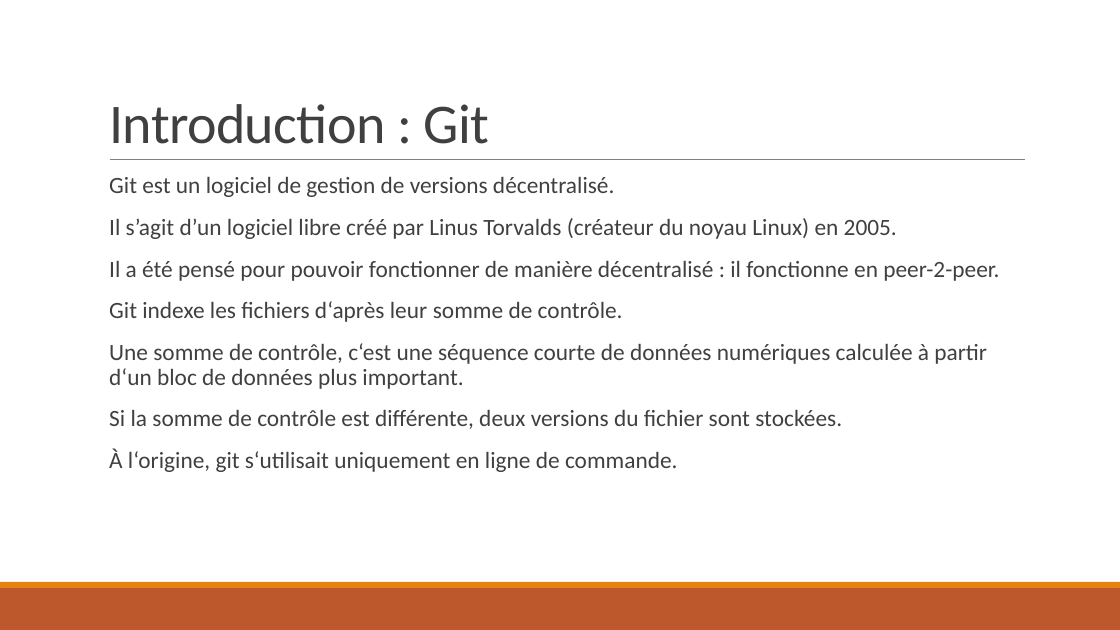
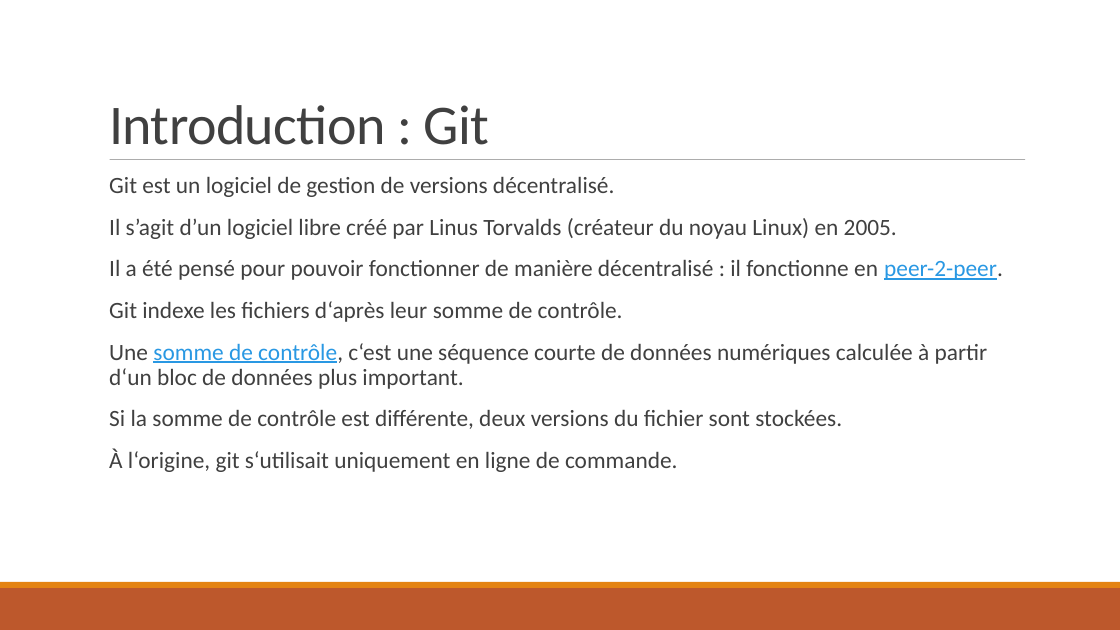
Before and after one commit to Mareike2405/SupportGitGithub, a slide deck: slide 2 of FormationGitGithub.pptx. Drawn at 1120x630 pixels with LibreOffice and Linux fonts; fonts in the diff are those of the drawing. Boxes give left, top, right and bottom in pixels: in the first picture for what was removed or moved away, otherwise in the second. Text is boxed around its words. In the diff, an @@ line names an element or a change of style, - is before the commit and + after.

```diff
--- a/FormationGitGithub.pptx
+++ b/FormationGitGithub.pptx
@@ line (110, 160) - (1026, 160): stroke #808080 0.5 pt to #808080 0.51 pt @@
@@ text at <box>109,260,1003,389</box>: text colour #404040 to #2998E3, underline on in "peer-2-peer.", "somme de contrôle," @@
```
Also in this commit, not shown: 13 other slides changed.
